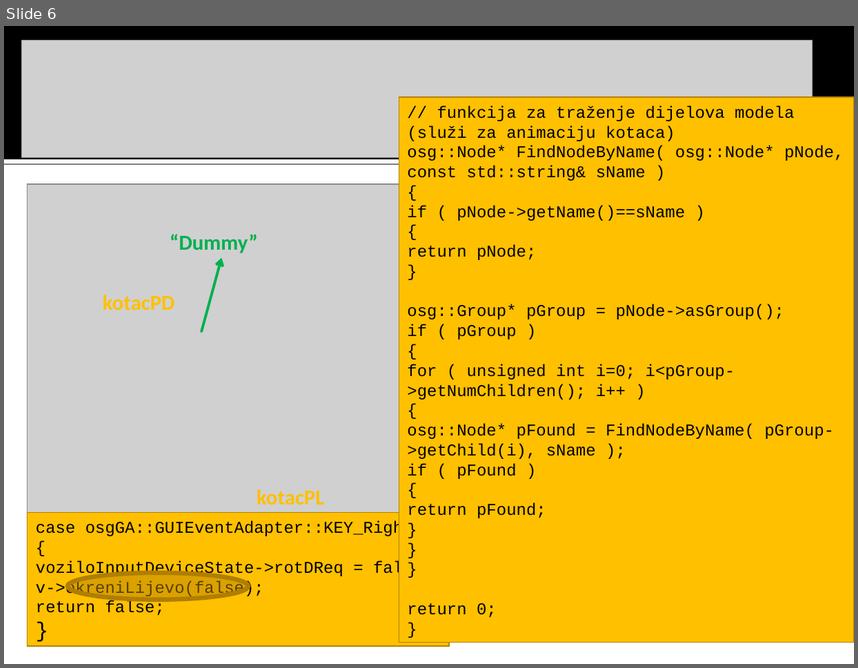
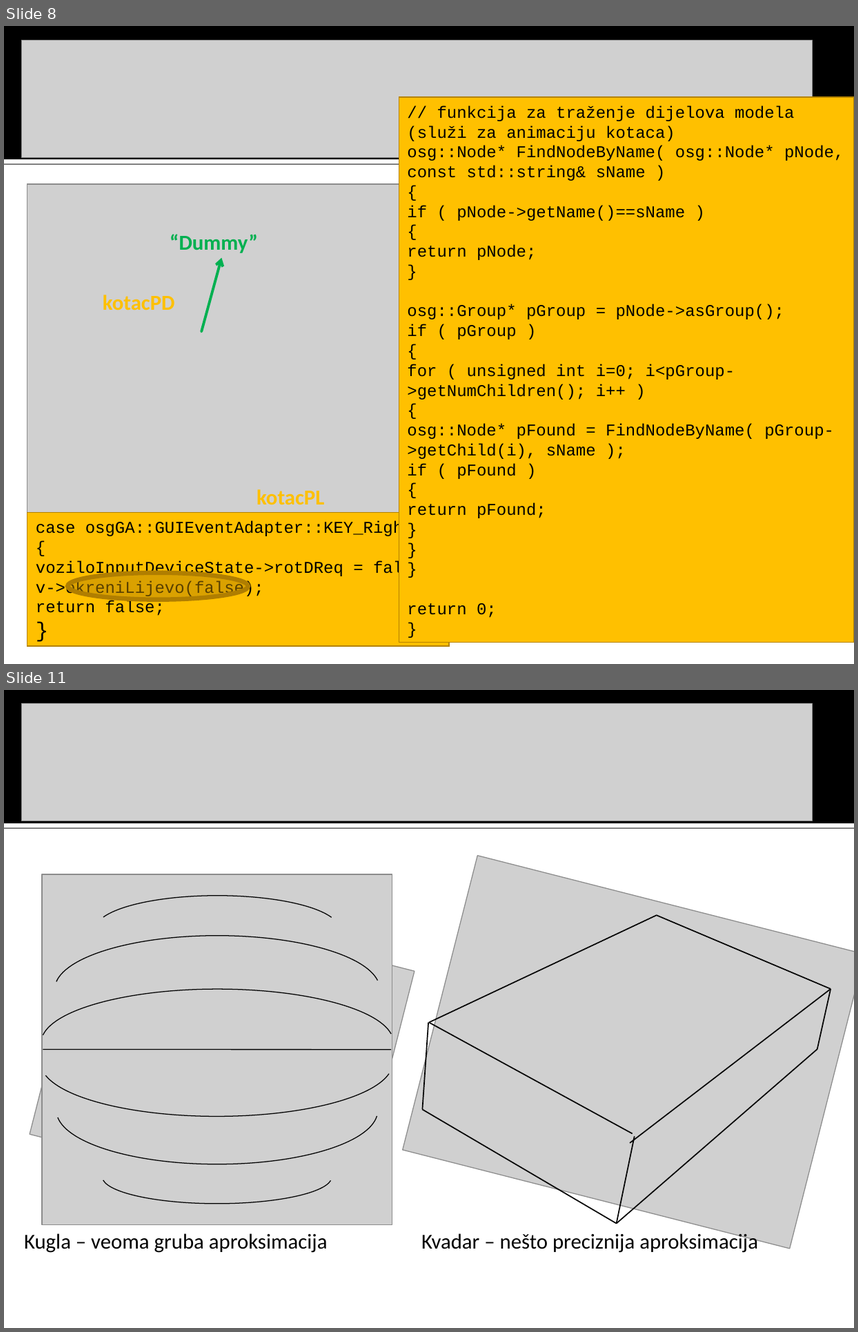
Before and after one commit to MarioVolarevic/projekt-irg-2011, a slide deck: Prezentacija/FERmula 1.ppt. Shown one above the other, each under a label of ours: slide 6 before the commit, slides 8 and 11 after it; the slides between them are not shown. The pictures are 858x668 and 858x1332 pixels, drawn with LibreOffice and Linux fonts; fonts in the diff are those of the drawing; grey boxes stand for pictures. Boxes give left, top, right and bottom in pixels: in the first picture for what was removed or moved away, otherwise in the second. Text is boxed around its words. In the diff, an @@ line names an element or a change of style, - is before the commit and + after.

```diff
--- a/Prezentacija/FERmula 1.ppt
+++ b/Prezentacija/FERmula 1.ppt
@@ slide 11 added at [4,690,854,1328], background #FFFFFF; not listed: 2 template elements that a slide beside it also shows @@
@@ picture added at [22,704,813,821] @@
@@ picture added at [42,874,392,1225] @@
@@ picture added at [403,856,854,1248] @@
@@ picture added at [30,889,415,1216] @@
@@ freeform shape added at [103,896,331,929], outline #000000 0.74 pt @@
@@ line added from (429, 1023) to (657, 915), #000000 0.99 pt @@
@@ line added from (657, 915) to (650, 969), #000000 0.99 pt @@
@@ line added from (831, 988) to (657, 915), #000000 0.99 pt @@
@@ freeform shape added at [56,936,378,989], outline #000000 0.74 pt @@
@@ line added from (422, 1109) to (650, 969), #000000 0.99 pt @@
@@ line added from (818, 1049) to (650, 976), #000000 0.99 pt @@
@@ freeform shape added at [43,989,392,1043], outline #000000 0.74 pt @@
@@ line added from (831, 988) to (630, 1142), #000000 0.99 pt @@
@@ line added from (831, 988) to (818, 1049), #000000 0.99 pt @@
@@ line added from (428, 1023) to (422, 1109), #000000 0.99 pt @@
@@ line added from (632, 1133) to (429, 1023), #000000 0.99 pt @@
@@ line added from (43, 1049) to (391, 1049), #000000 0.74 pt @@
@@ line added from (818, 1049) to (616, 1223), #000000 0.99 pt @@
@@ freeform shape added at [45,1063,389,1116], outline #000000 0.74 pt @@
@@ freeform shape added at [58,1110,377,1163], outline #000000 0.74 pt @@
@@ line added from (616, 1223) to (422, 1109), #000000 0.99 pt @@
@@ line added from (616, 1223) to (635, 1136), #000000 0.99 pt @@
@@ freeform shape added at [103,1176,331,1203], outline #000000 0.74 pt @@
@@ text added at [24,1233,328,1252], 18 pt, text #000000 @@
+Kugla – veoma gruba aproksimacija
@@ text added at [421,1230,758,1252], 18 pt, text #000000 @@
+Kvadar – nešto preciznija aproksimacija
@@ what was slide 6 is now slide 8 @@
```
Also in this commit, not shown: 2 slides changed, 7 other slides added.
